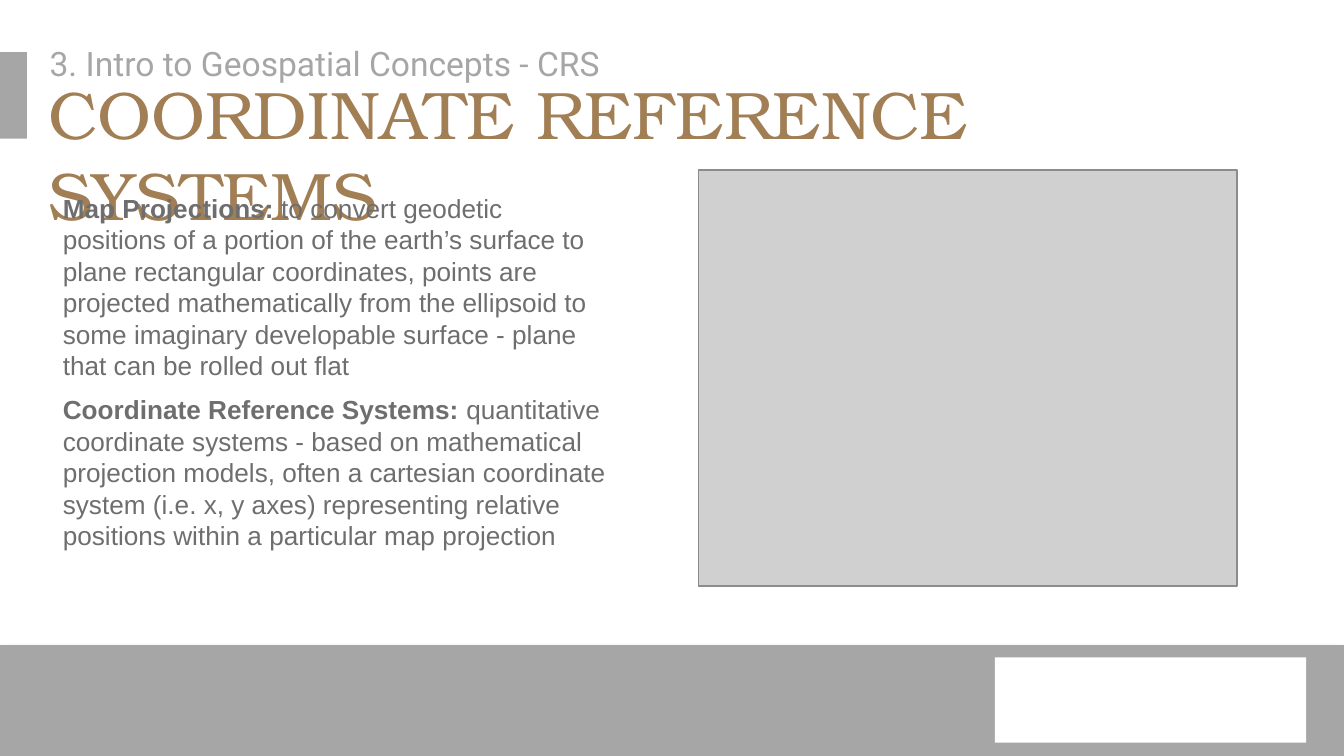
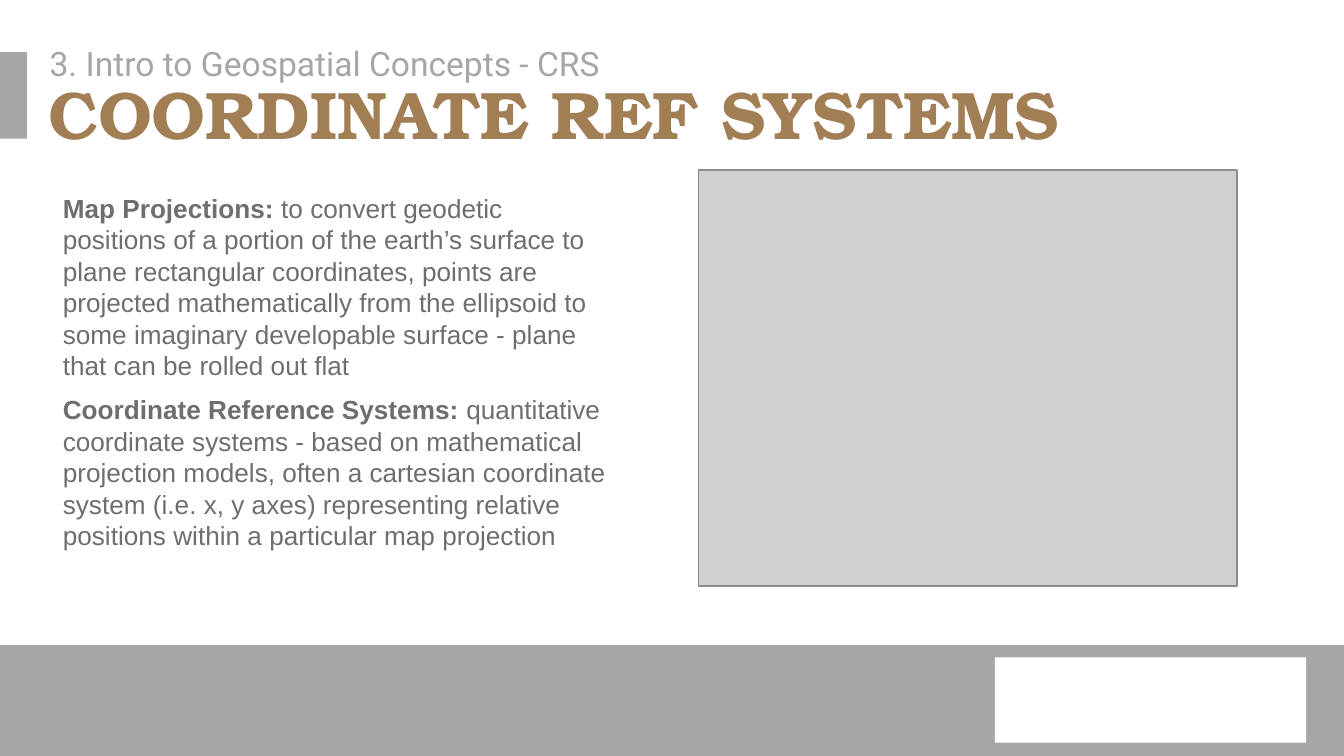
Before and after one commit to erichseamon/BCB503_advanced_geospatial_workshop, a slide deck: slide 18 of doc/BCB_Intro_Raster_2022.pptx. Drawn at 1344x756 pixels with LibreOffice and Linux fonts; fonts in the diff are those of the drawing; grey boxes stand for pictures; background and template pictures are left out. Boxes give left, top, right and bottom in pixels: in the first picture for what was removed or moved away, otherwise in the second. Text is boxed around its words. In the diff, an @@ line names an element or a change of style, - is before the commit and + after.

Commit message:
update day 1 presentation and correct reproject text

```diff
--- a/doc/BCB_Intro_Raster_2022.pptx
+++ b/doc/BCB_Intro_Raster_2022.pptx
@@ title at (49, 71, 1059, 140): text changed; bold on @@
-COORDINATE REFERENCE SYSTEMS
+COORDINATE REF SYSTEMS
```
Also in this commit, not shown: 14 other slides changed, 2 other files.
